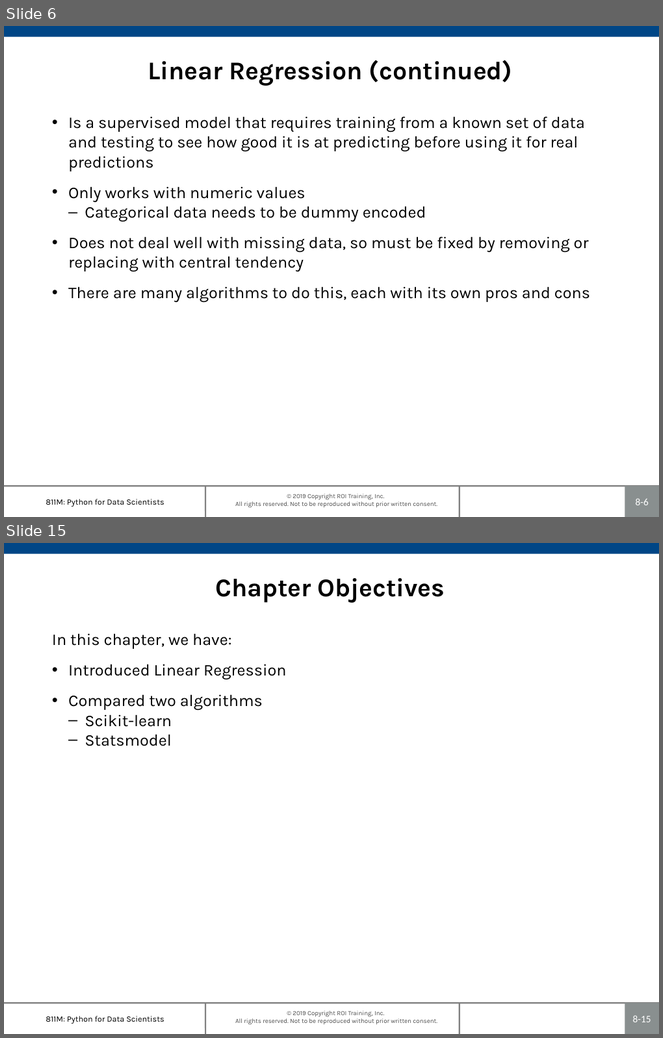
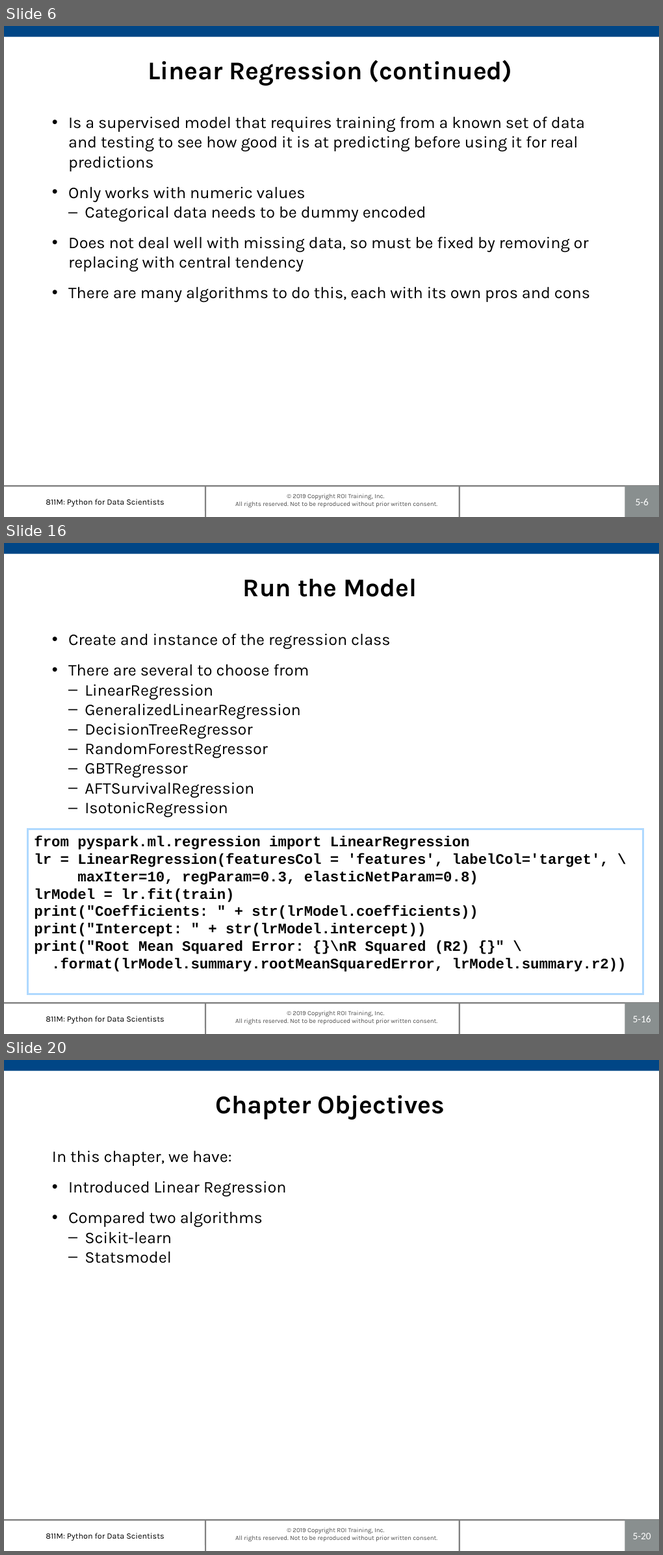
Before and after one commit to roitraining/SparkforDataEngineers, a slide deck: Ch05_RegressionAnalysis.pptx. Shown one above the other, each under a label of ours: slides 6 and 15 before the commit, slides 6, 16 and 20 after it; the slides between them are not shown. The pictures are 663x1038 and 663x1555 pixels, drawn with LibreOffice and Linux fonts; fonts in the diff are those of the drawing; background and template pictures are left out. Boxes give left, top, right and bottom in pixels: in the first picture for what was removed or moved away, otherwise in the second. Text is boxed around its words. In the diff, an @@ line names an element or a change of style, - is before the commit and + after.

```diff
--- a/Ch05_RegressionAnalysis.pptx
+++ b/Ch05_RegressionAnalysis.pptx
@@ slide 16 added at bbox=[4, 543, 659, 1034], background #FFFFFF; not listed: 7 template elements that a slide beside it also shows @@
@@ title added at bbox=[243, 579, 417, 597], 28 pt, text #000000, bold @@
+Run the Model
@@ text added at bbox=[68, 633, 390, 817], 18 pt, text #000000 @@
+• Create and instance of the regression class
+• There are several to choose from
+  – LinearRegression
+  – GeneralizedLinearRegression
+  – DecisionTreeRegressor
+  – RandomForestRegressor
+  – GBTRegressor
+  – AFTSurvivalRegression
+  – IsotonicRegression
@@ rectangle added at bbox=[27, 829, 643, 995], outline #AFD9FF 2.25 pt, 16 pt, text #000000, bold @@
+from pyspark.ml.regression import LinearRegression
+lr = LinearRegression(featuresCol = 'features', labelCol='target', \
+maxIter=10, regParam=0.3, elasticNetParam=0.8)
+lrModel = lr.fit(train)
+print("Coefficients: " + str(lrModel.coefficients))
+print("Intercept: " + str(lrModel.intercept))
+print("Root Mean Squared Error: {}\nR Squared (R2) {}" \
+.format(lrModel.summary.rootMeanSquaredError, lrModel.summary.r2))
@@ page number at bbox=[636, 499, 649, 506]: text changed @@
-8-6
+5-6
@@ what was slide 15 is now slide 20 @@
@@ page number at bbox=[633, 1533, 651, 1540]: text changed @@
-8-15
+5-20
```
Also in this commit, not shown: 7 slides changed, 8 other slides added, 4 slides removed, 24 other files.
